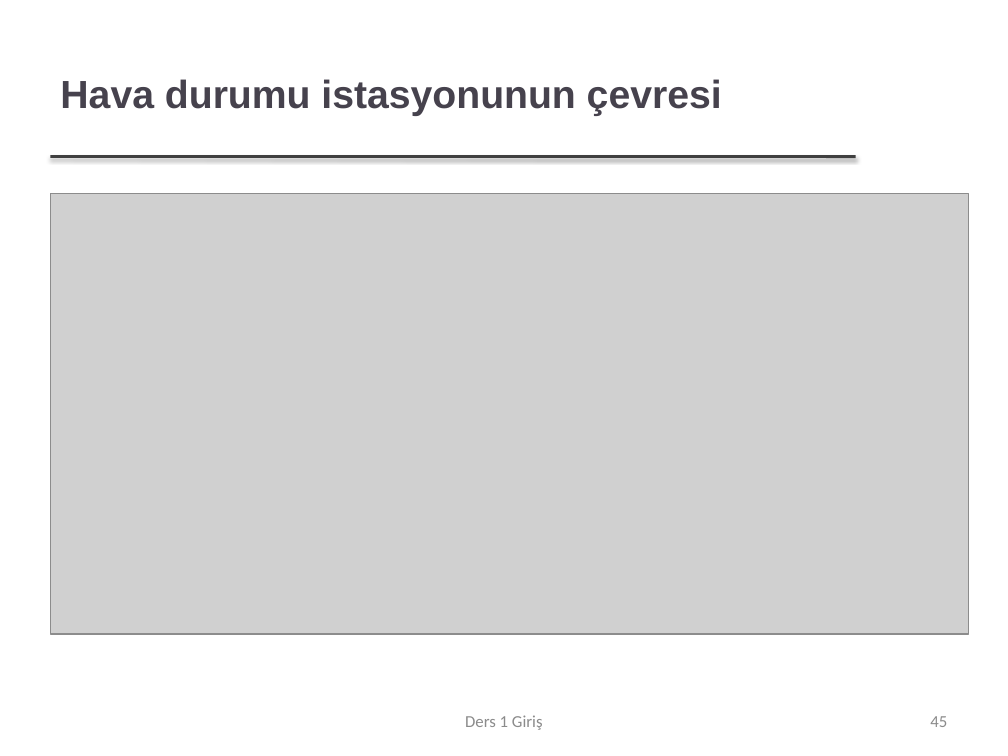
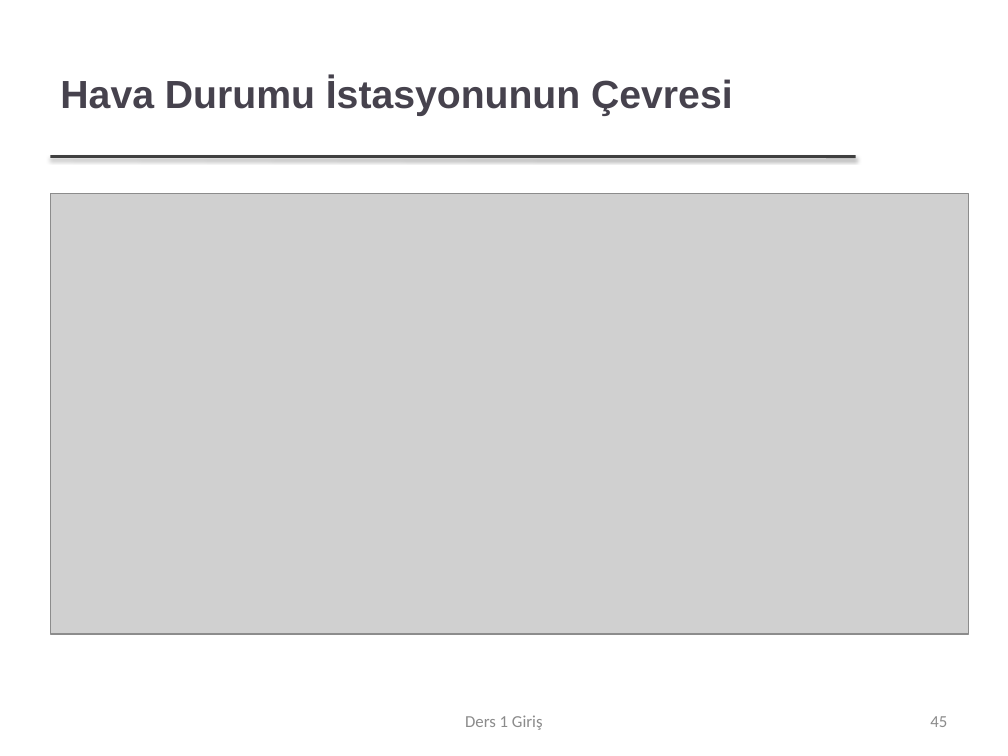
Before and after one commit to FurkanGozukara/Yazilim-Muhendisligi-IT522-2021, a slide deck: slide 45 of dersler/Ders 1 - Giriş.pptx. Drawn at 1008x756 pixels with LibreOffice and Linux fonts; fonts in the diff are those of the drawing; grey boxes stand for pictures; background and template pictures are left out. Boxes give left, top, right and bottom in pixels: in the first picture for what was removed or moved away, otherwise in the second. Text is boxed around its words. In the diff, an @@ line names an element or a change of style, - is before the commit and + after.

```diff
--- a/dersler/Ders 1 - Giriş.pptx
+++ b/dersler/Ders 1 - Giriş.pptx
@@ title at [60, 77, 733, 116]: text changed @@
-Hava durumu istasyonunun çevresi
+Hava Durumu İstasyonunun Çevresi
```
Also in this commit, not shown: 42 other slides changed, 1 slide added, 1 slide removed, 1 other file.
